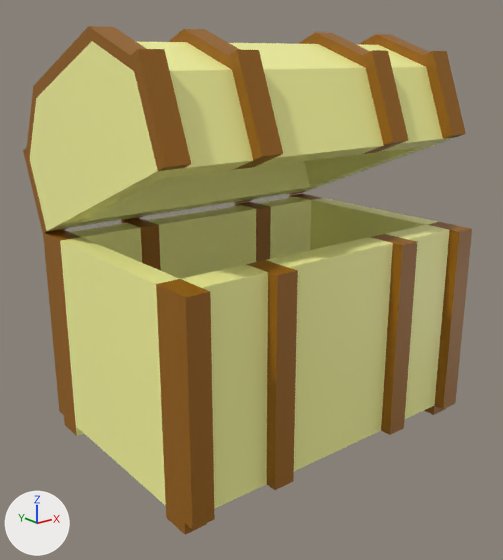
The Blender file Blender Assets/Blender Props/Chest.blend, before and after one commit.
Before and after are seen from a 50 mm lens placed at (-4.74, -4.56, 3.1), pointed at (-1.07, 0.04, 1.26). Lighting does not change. The marker at lower left points along +X, +Y and +Z.

Objects in the first picture: 'Chest'.
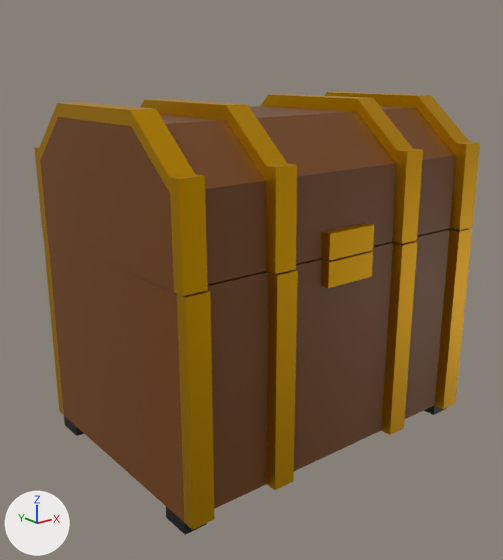
The newer file is also turned or shifted as a whole; pictures and numbers use the older file's frame.

Diff of the bpy script that builds the scene:
```diff
--- a/Blender Assets/Blender Props/Chest.blend.py
+++ b/Blender Assets/Blender Props/Chest.blend.py
@@ mat_material_003 @@
+mat_material_003 = principled_material('Material.003')
+mat_material_003.base_color = (0.744, 0.37, 0.0)  # yellow #e0a400
+mat_material_003.metallic = 1.0
@@ mat_material_007 @@
+mat_material_007 = principled_material('Material.007')
+mat_material_007.base_color = (0.0, 0.0, 0.0)  # black #000000
@@ mat_material_002 @@
+mat_material_002 = principled_material('Material.002')
+mat_material_002.base_color = (0.164, 0.0489, 0.000555)  # brown #713e02
@@ mat_material_008 @@
+mat_material_008 = principled_material('Material.008')
+mat_material_008.base_color = (0.8, 0.8, 0.8)  # white #e7e7e7
@@ mat_material @@
+mat_material = principled_material('Material')
+mat_material.base_color = (0.858, 0.858, 0.858)  # white #eeeeee
+mat_material.roughness = 0.4
@@ me_cube_002 @@
 # used by ob_chest; location = (-1.0, 1.1, 1.7); rotation_euler = (24.76, -0.00517, -0.00501), in degrees (339, -0.3, -0.3); scale = (1.5, 1.0, 0.85)
 # verts and faces of me_cube_002; kept vertices keep their numbers, new ones are numbered from 348
-me_cube_002.from_pydata(...)  # 348 vertices, 344 faces; spans x -1.01..1.01, y -2.2..0.63, z -2.88..1.29
+me_cube_002.from_pydata(...)  # 162 vertices, 158 faces; spans x -1.01..1.01, y -2.06..0.63, z -2.88..0.01
+# me_cube_002 part 1
+# 194 vertices are removed from x -1.0..1.0, y -2.2..0.0, z 0.0..1.29
+# 199 faces are deleted
+# 7 new faces join them, mat_material_003 (yellow #e0a400)
+# me_cube_002 part 2
+verts[348] = (-0.15, -1.96, -1.15)  # pixel (328, 288)
+verts[349] = (-0.15, -1.86, -1.11)
+verts[350] = (-0.15, -1.93, -0.89)
+for new, old in zip([351, 352, 353], [348, 349, 350]): verts[new] = verts[old] + (0.31, 0.0, 0.0)
+verts[354] = (-0.15, -2.03, -0.93)  # pixel (329, 262)
+verts[355] = (0.16, -2.03, -0.94)  # pixel (373, 251)
+faces += [(348, 354, 350, 349), (351, 352, 353, 355), (348, 351, 355, 354), (348, 349, 352, 351), (350, 354, 355, 353)]  # mat_material_003 (yellow #e0a400)
+faces += [(349, 350, 353, 352)]  # mat_material_008 (white #e7e7e7)
+# me_cube_002 part 3: 68 faces spanning x -1.0..1.01, y -1.97..0.53, z -2.77..-0.04 switch from mat_lightwood (yellow #ffffa1) to mat_material_002 (brown #713e02)
+# me_cube_002 part 4: 33 faces spanning x -1.01..1.01, y -2.06..0.63, z -2.81..0.01 switch from mat_darkwood (brown #996100) to mat_material_003 (yellow #e0a400)
+# me_cube_002 part 5: 24 faces spanning x -1.01..1.01, y -1.97..0.53, z -2.77..-0.04 switch from mat_darkwood (brown #996100) to mat_material_002 (brown #713e02)
+# me_cube_002 part 6: 19 faces spanning x -1.01..1.0, y -1.35..0.57, z -2.88..-1.9 switch from mat_darkwood (brown #996100) to mat_material_007 (black #000000)
+me_cube_002.materials.append(mat_material_008)  # white #e7e7e7
@@ me_cube_002_1 @@
+me_cube_002_1.from_pydata(...)  # 202 vertices, 198 faces; spans x -1.0..1.0, y -2.2..0.0, z 0.0..1.29
+# faces by material slot: [1, 100, 97]
+me_cube_002_1.materials.append(mat_material)  # white #eeeeee
+me_cube_002_1.materials.append(mat_material_002)  # brown #713e02
+me_cube_002_1.materials.append(mat_material_003)  # yellow #e0a400
@@ ob_lid @@
+ob_lid = bpy.data.objects.new('Lid', me_cube_002_1)
+ob_lid.location = (-1.0, 1.1, 1.7)
+ob_lid.rotation_euler = (-0.0059, -0.00304, -0.00653)  # degrees (-0.3, -0.2, -0.4)
+ob_lid.scale = (1.5, 1.0, 0.85)
```

What differs and where, as boxes [x1, y1, x2, y2] in the pictures (503 x 560 px):
'Chest', reshaped: before [23, 26, 472, 535]; after [43, 228, 472, 535]
'Lid', added (brown): after [34, 92, 480, 296]
    faces in mat_material_002 (brown #713e02): [40, 106, 455, 292]
    faces in mat_material_003 (yellow #e0a400): [34, 92, 480, 296]
part 1 of me_cube_002, cut back: before [23, 26, 466, 233]
part 2 of me_cube_002, added (brown): after [321, 251, 373, 288]
part 3 of me_cube_002, recoloured: [60, 229, 449, 506] in both
part 4 of me_cube_002, recoloured: [43, 228, 472, 530] in both
part 5 of me_cube_002, recoloured: [48, 228, 451, 523] in both
part 6 of me_cube_002, recoloured (brown to black): [64, 406, 446, 535] in both
